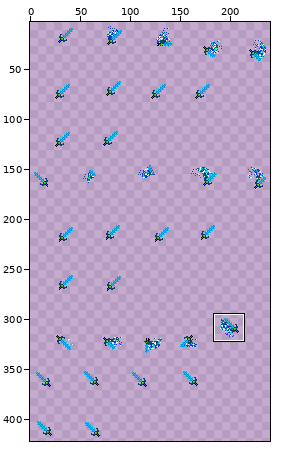
Sprite sheet: client/img/1/NFT_f4eeed7db3a61407645ccc13bbb03d99bc4392c938bd99e64d83c0b09a0ebc6e.png. Above: a wide view before the commit, with the close-up outlined.
Close-up. Earlier state:
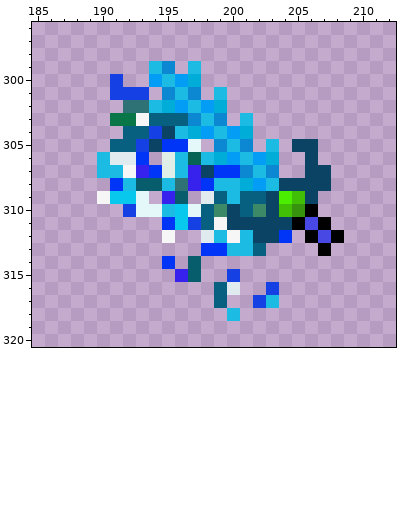
The file is 240x432 pixels. Colours within 5 levels of each other are drawn and written as one. Shown: x 185..212, y 296..320. The wide view leaves out empty margins.
Once edited:
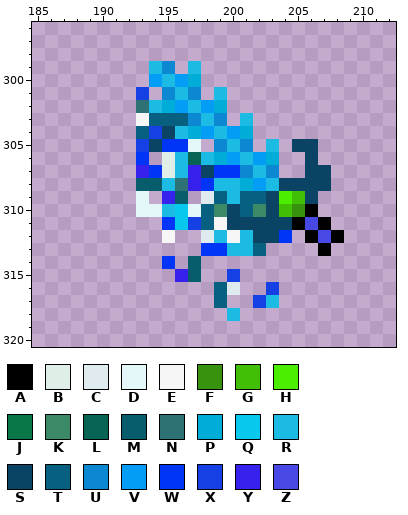
Palette (. is transparent): A #000000  B #e0eee8  C #e0ebef  D #e4f8f9  E #f6f6f6  F #37920d  G #41bf07  H #4bed00  J #087647  K #3c8968  L #076455  M #085d6d  N #2e7276  P #00acd8  Q #08c9ed  R #1cbbe4  S #0b4364  T #076080  U #0b88d1  V #049df6  W #0034f6  X #1440e4  Y #3721ed  Z #4848e4
The commit says: update weapon 022 artic sword, 0xf4eeed7db3a61407645ccc13bbb03d99bc4392c938bd99e64d83c0b09a0ebc6e, weapon, bot_add_nfts_2023_07_18T11_16_40
Change:
Changed rows in their new state; - is an unchanged pixel.
first column x 190:
300 -.-
301 -..
302 --.
303 -..
304 --.
305 -..
306 ...
307 ...
308 -..
309 ...
310 --.
